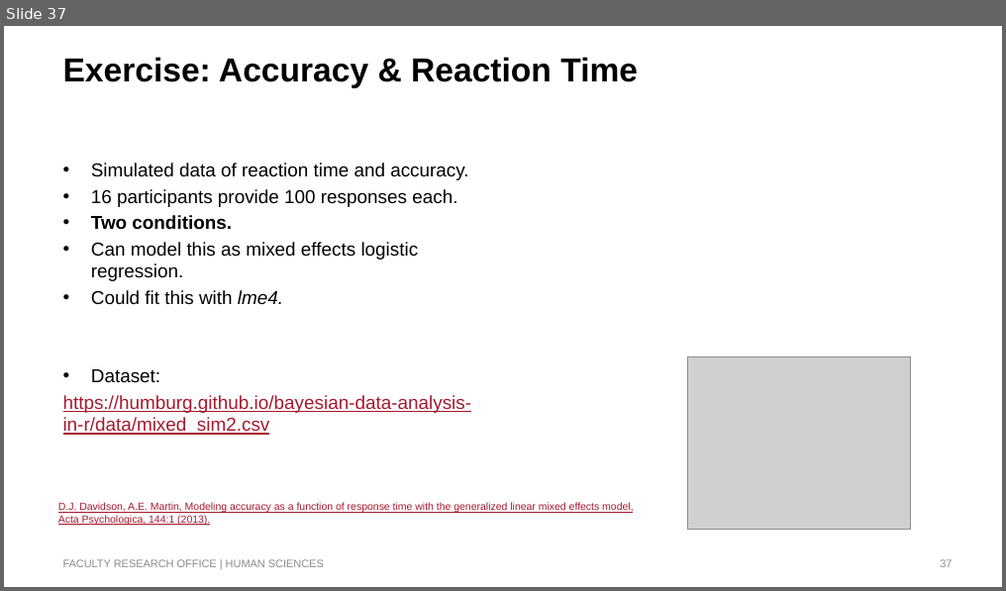
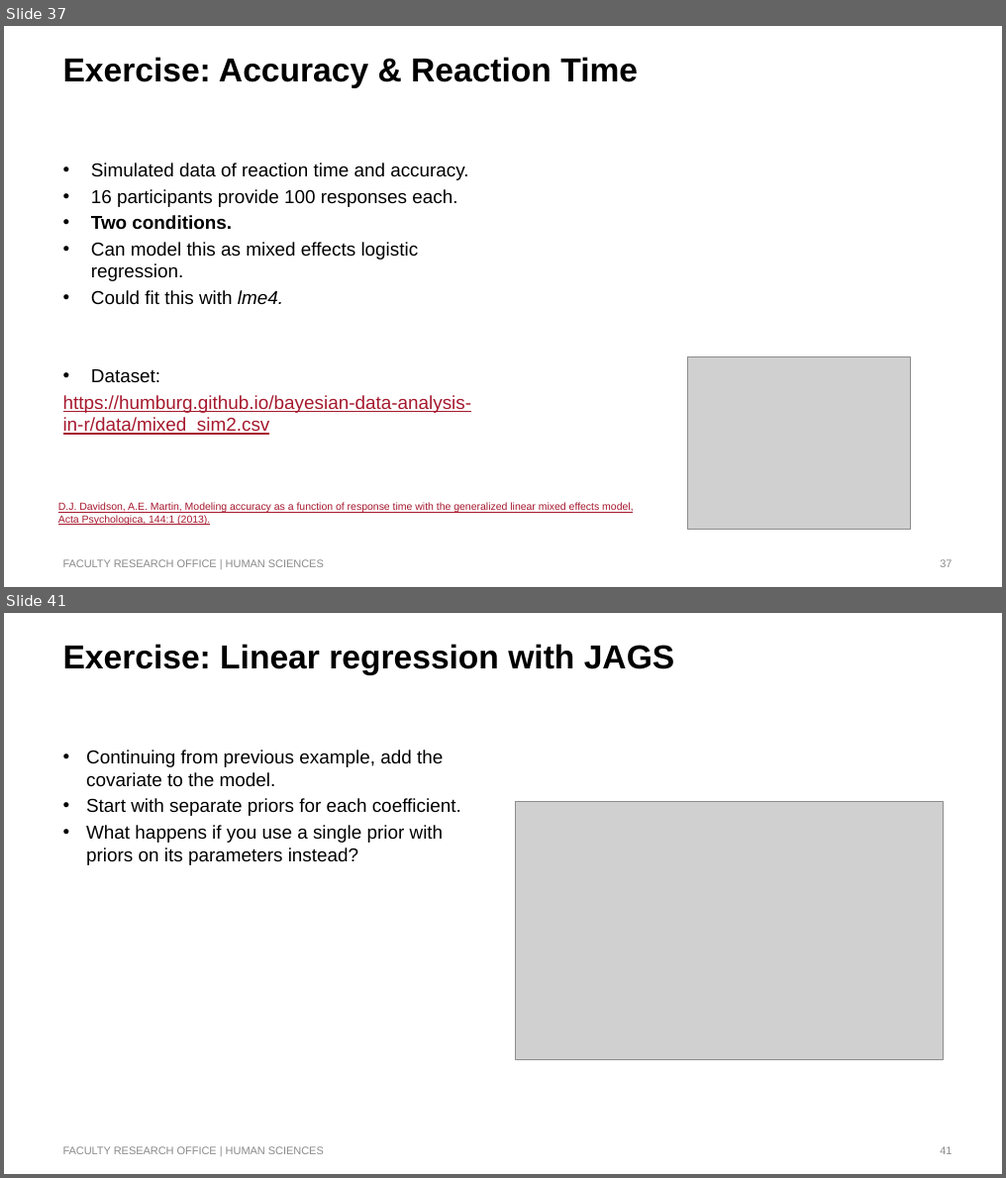
Before and after one commit to humburg/bayesian-data-analysis-in-r, a slide deck: Bayesian Data Analysis in R.pptx. Shown one above the other, each under a label of ours: slide 37 before the commit, slides 37 and 41 after it; the slides between them are not shown. The pictures are 1006x591 and 1006x1178 pixels, drawn with LibreOffice and Linux fonts; fonts in the diff are those of the drawing; grey boxes stand for pictures; background and template pictures are left out. Boxes give left, top, right and bottom in pixels: in the first picture for what was removed or moved away, otherwise in the second. Text is boxed around its words. In the diff, an @@ line names an element or a change of style, - is before the commit and + after.

Commit message:
Update examples

```diff
--- a/Bayesian Data Analysis in R.pptx
+++ b/Bayesian Data Analysis in R.pptx
@@ slide 41 added at box(4, 613, 1002, 1174), background #FFFFFF @@
@@ title added at box(63, 644, 675, 675), 32 pt, text #000000, bold @@
+Exercise: Linear regression with JAGS
@@ text added at box(86, 750, 461, 865), 18 pt, text #000000 @@
+• Continuing from previous example, add the covariate to the model.
+• Start with separate priors for each coefficient.
+• What happens if you use a single prior with priors on its parameters instead?
@@ picture added at box(515, 801, 943, 1059) @@
@@ text added at box(63, 1147, 324, 1155), 10.5 pt, text #8C8C8C @@
+FACULTY RESEARCH OFFICE | HUMAN SCIENCES
@@ page number added at box(940, 1147, 951, 1155), 10.5 pt, text #8C8C8C @@
+41
```
Also in this commit, not shown: 3 other slides added, 5 other files.
